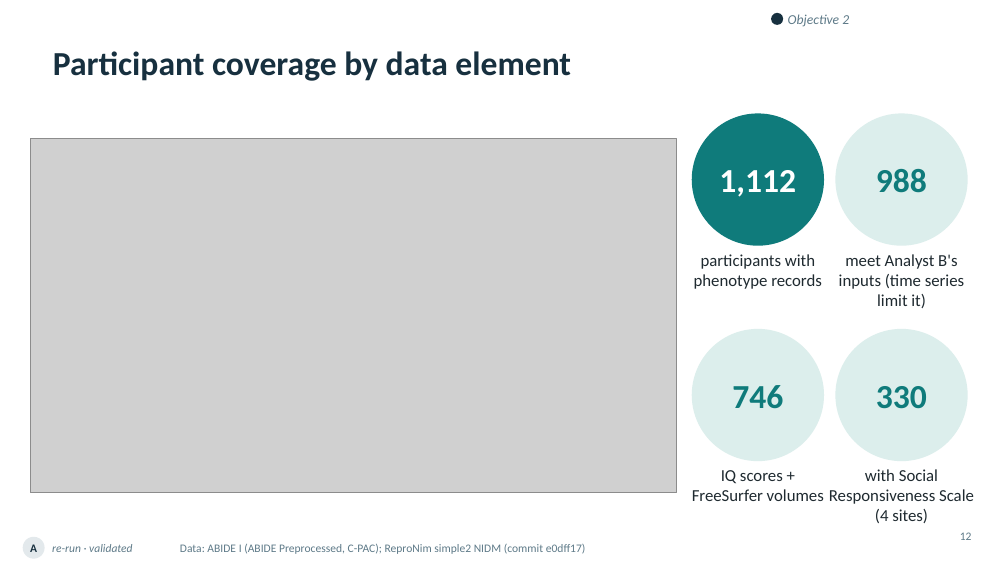
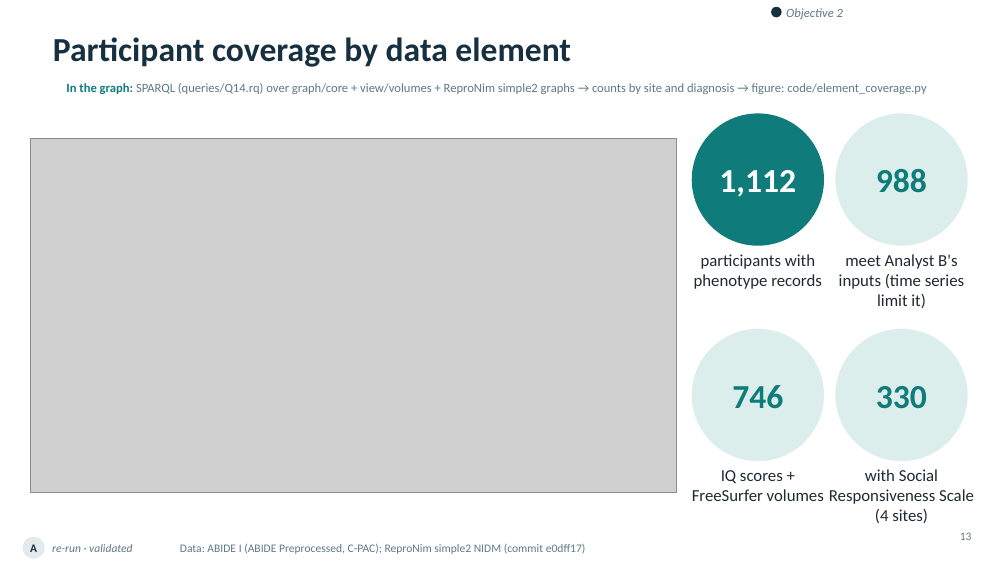
Before and after one commit to ReproNim/llm-workshop-kg, a slide deck: slide 13 of slides/Knowledge_Graphs_Skills_Neuroimaging_v4.pptx (slide 12 before the commit). Drawn at 1008x567 pixels with LibreOffice and Linux fonts; fonts in the diff are those of the drawing; grey boxes stand for pictures; background and template pictures are left out. Boxes give left, top, right and bottom in pixels: in the first picture for what was removed or moved away, otherwise in the second. Text is boxed around its words. In the diff, an @@ line names an element or a change of style, - is before the commit and + after.

```diff
--- a/slides/Knowledge_Graphs_Skills_Neuroimaging_v4.pptx
+++ b/slides/Knowledge_Graphs_Skills_Neuroimaging_v4.pptx
@@ title "Participant coverage by data element": place and size @@
-title "Participant coverage by data element" at bbox=[53, 51, 571, 81]
+title "Participant coverage by data element" at bbox=[53, 37, 571, 67]
@@ ellipse: place and size @@
-ellipse at bbox=[771, 13, 783, 25]
+ellipse at bbox=[771, 7, 782, 17]
@@ text "Objective 2" at bbox=[786, 8, 843, 19]: size 13 to 12 pt @@
@@ text added at bbox=[66, 83, 926, 94], 12 pt, text #5E7A88 @@
+In the graph: SPARQL (queries/Q14.rq) over graph/core + view/volumes + ReproNim simple2 graphs → counts by site and diagnosis → figure: code/element_coverage.py
```
Also in this commit, not shown: 20 other slides changed, 3 slides added, 2 slides removed, 2 other files.
